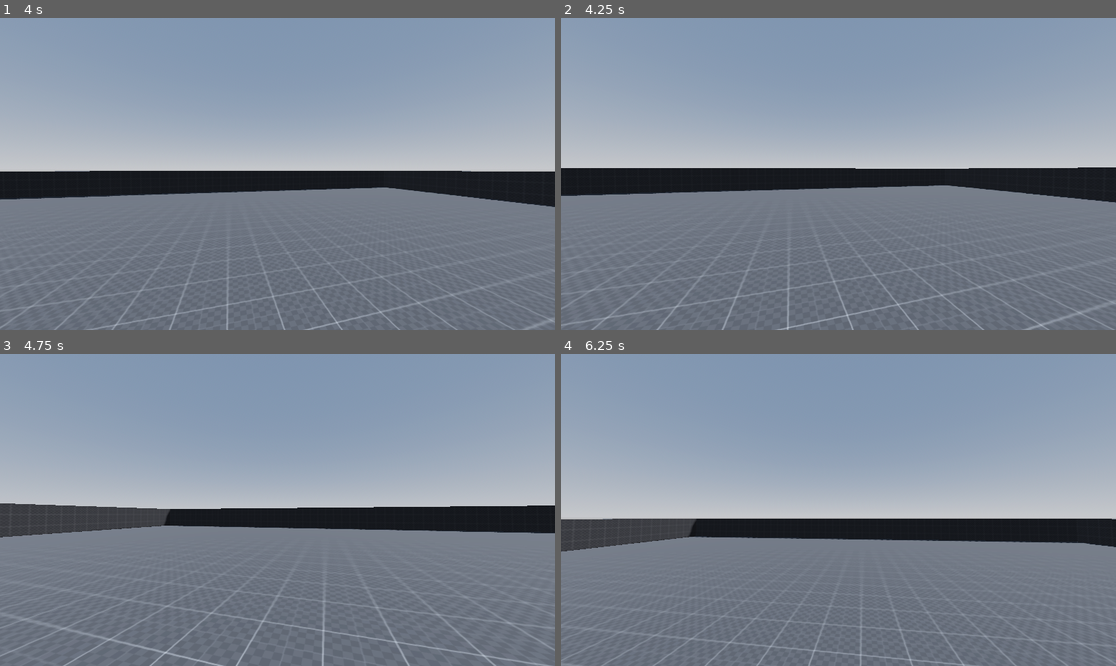
Above: before the commit, frames 1-4 (two rows, left to right).
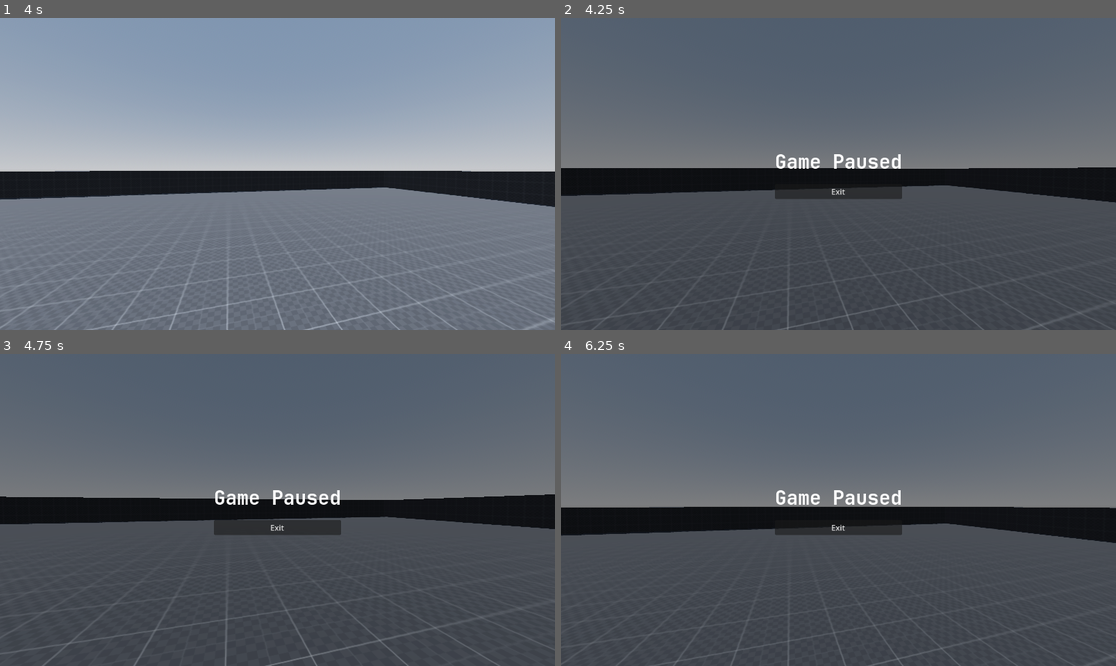
Above: after the commit, the same moments.

Repository: Zhiyi-Yang-YU/Outside-Skyline-AlphaTest
Game: Godot game, scene res://OutsideSkyline_Alpha/Scene/Level/Level_0.tscn
The game is run twice, just before and just after one commit, with the same random seed, the same clock (stepped at 60 frames per second) and the same inputs.
Inputs (mouse positions are in pixels of both pictures, inside the frame that each line leads up to):
- Up to frame 1 (4 s): tap Enter at 0.5, 2.75 s; move the mouse to (305, 174) at 0.52 s; tap Space at 1.25, 3.5 s; move the mouse to (249, 174) at 1.27 s; move the mouse to (288, 167) at 2.02 s; move the mouse to (271, 180) at 2.77 s; move the mouse to (316, 177) at 3.52 s
- Up to frame 2 (4.25 s): tap P (ui_pause) at 4.15 s
- Up to frame 3 (4.75 s): move the mouse to (233, 506) at 4.27 s
- Up to frame 4 (6.25 s): tap Enter at 5 s; move the mouse to (844, 510) at 5.02 s; tap Space at 5.75 s; move the mouse to (816, 503) at 5.77 s

Frame 1 is identical in both runs. In frame 2, 92% of the frame differs, in the area x 0-100%, y 0-100%; in frame 3, 95%; in frame 4, 96%.

Commit message:
workable 1
实现了暂停展示鼠标，接下来还没有创建过全局变量

Diff:
--- a/OutsideSkyline_Alpha/Scene/Level/Level_0.tscn
+++ b/OutsideSkyline_Alpha/Scene/Level/Level_0.tscn
@@ -1,8 +1,8 @@
-[gd_scene load_steps=7 format=3 uid="uid://cbwkr00ssdrah"]
+[gd_scene load_steps=7 format=3 uid="uid://dvy26ns0uaolc"]
 
 [ext_resource type="PackedScene" uid="uid://drtgx6x6bknrx" path="res://OutsideSkyline_Alpha/Scene/Level/Basic_Level.tscn" id="1_46ffi"]
 [ext_resource type="Script" path="res://OutsideSkyline_Alpha/Script/Level.gd" id="1_gefxw"]
-[ext_resource type="Script" path="res://OutsideSkyline_Alpha/Script/Settings/SystemHQ.gd" id="3_4k6uv"]
+[ext_resource type="PackedScene" uid="uid://cm88x0u003miu" path="res://OutsideSkyline_Alpha/Scene/UI/UI.tscn" id="4_lc6ak"]
 
 [sub_resource type="ProceduralSkyMaterial" id="ProceduralSkyMaterial_jnkxl"]
 sky_horizon_color = Color(0.64625, 0.65575, 0.67075, 1)
@@ -18,6 +18,7 @@
 glow_enabled = true
 
 [node name="Node3D" type="Node3D"]
+process_mode = 3
 script = ExtResource("1_gefxw")
 
 [node name="GameLevel" type="Node3D" parent="."]
@@ -31,9 +32,4 @@
 
 [node name="MemoryLevel" parent="GameLevel" instance=ExtResource("1_46ffi")]
 
-[node name="Settings" type="Node3D" parent="."]
-
-[node name="SystemHQ" type="Node" parent="Settings"]
-script = ExtResource("3_4k6uv")
-
-[node name="PauseGameSetup" type="Node" parent="Settings"]
+[node name="UI" parent="." instance=ExtResource("4_lc6ak")]
--- a/OutsideSkyline_Alpha/Scene/UI/UI.tscn
+++ b/OutsideSkyline_Alpha/Scene/UI/UI.tscn
@@ -1,5 +1,6 @@
-[gd_scene load_steps=3 format=3 uid="uid://cm88x0u003miu"]
+[gd_scene load_steps=4 format=3 uid="uid://cm88x0u003miu"]
 
+[ext_resource type="Script" path="res://OutsideSkyline_Alpha/Script/GameplayUI_Manager.gd" id="1_j5f5s"]
 [ext_resource type="FontFile" uid="uid://dq84fvkbrfrj3" path="res://OutsideSkyline_Alpha/Font/JetBrainsMono-Bold.ttf" id="1_vm00g"]
 
 [sub_resource type="LabelSettings" id="LabelSettings_2r3r2"]
@@ -7,8 +8,9 @@
 font_size = 40
 
 [node name="UI" type="Node3D"]
+script = ExtResource("1_j5f5s")
 
-[node name="GamePauseMenu" type="Control" parent="."]
+[node name="Control_Game" type="Control" parent="."]
 layout_mode = 3
 anchors_preset = 15
 anchor_right = 1.0
@@ -17,7 +19,7 @@
 grow_vertical = 2
 mouse_filter = 2
 
-[node name="ColorRect" type="ColorRect" parent="GamePauseMenu"]
+[node name="BlackBackground" type="ColorRect" parent="Control_Game"]
 layout_mode = 1
 anchors_preset = 15
 anchor_right = 1.0
@@ -26,7 +28,7 @@
 grow_vertical = 2
 color = Color(0, 0, 0, 0.376471)
 
-[node name="VBoxContainer" type="VBoxContainer" parent="GamePauseMenu"]
+[node name="GamePause" type="VBoxContainer" parent="Control_Game"]
 layout_mode = 1
 anchors_preset = 8
 anchor_left = 0.5
@@ -39,16 +41,19 @@
 offset_bottom = 20.0
 grow_horizontal = 2
 grow_vertical = 2
+mouse_filter = 2
 theme_override_constants/separation = 20
 alignment = 1
 
-[node name="Label" type="Label" parent="GamePauseMenu/VBoxContainer"]
+[node name="GamePauseLabel" type="Label" parent="Control_Game/GamePause"]
 layout_mode = 2
 text = "Game Paused"
 label_settings = SubResource("LabelSettings_2r3r2")
 horizontal_alignment = 1
 vertical_alignment = 1
 
-[node name="Button" type="Button" parent="GamePauseMenu/VBoxContainer"]
+[node name="GamePauseButton" type="Button" parent="Control_Game/GamePause"]
 layout_mode = 2
 text = "Exit"
+
+[connection signal="button_up" from="Control_Game/GamePause/GamePauseButton" to="." method="_on_game_pause_button_button_up"]
--- /dev/null
+++ b/OutsideSkyline_Alpha/Script/GameplayUI_Manager.gd
@@ -0,0 +1,48 @@
+class_name GameplayUI_Manager
+extends Node3D
+
+@onready var blackBackground: ColorRect = $Control_Game/BlackBackground
+@onready var gamePause: BoxContainer = $Control_Game/GamePause
+
+var isPauseToggled: bool = false
+
+# TODO: 实现暂停
+func _ready() -> void:
+	togglePauseUI(false)
+
+
+func _process(delta: float) -> void:
+	pauseGame()
+	quitGame()
+
+
+#method
+func pauseGame() -> void:
+	if Input.is_action_just_pressed("ui_pause"):
+		isPauseToggled = not isPauseToggled
+		togglePauseUI(isPauseToggled)
+		print("pause game")
+
+
+
+func quitGame() -> void:
+	if Input.is_action_just_pressed("ui_exitGame"):
+		get_tree().quit()
+
+
+
+#helper
+func togglePauseUI(toggle: bool) -> void:
+	if toggle:
+		blackBackground.visible = true
+		gamePause.visible = true
+		Input.set_mouse_mode(Input.MOUSE_MODE_VISIBLE)
+	else:
+		blackBackground.visible = false
+		gamePause.visible = false
+		Input.set_mouse_mode(Input.MOUSE_MODE_CAPTURED)
+
+
+#signal process
+func _on_game_pause_button_button_up():
+	print("Exit buttom pressed")
--- a/OutsideSkyline_Alpha/Script/Level.gd
+++ b/OutsideSkyline_Alpha/Script/Level.gd
@@ -4,28 +4,21 @@
 var playerNode: Node3D
 var player: PackedScene 	= preload("res://OutsideSkyline_Alpha/Scene/Character/Player.tscn")
 
-var pauseUINode: Control
-var pauseUI: PackedScene 	= preload("res://OutsideSkyline_Alpha/Scene/UI/UI.tscn")
+# var pauseUINode: Control
+# var pauseUI: PackedScene 	= preload("res://OutsideSkyline_Alpha/Scene/UI/UI.tscn")
 
 const PLAYER_SPAWN_POSITION: Vector3 	= Vector3.ZERO
 
 
-
+# TODO: 不要让level干UI的活
 func _ready() -> void:
 	playerNode = spawnScene(player, self, PLAYER_SPAWN_POSITION)
-	pauseUINode = instantiateScene(pauseUI, self).get_node("GamePauseMenu")
-	pauseUINode.visible = false
-
-func _process(delta: float) -> void:
-	pauseGame()
+	# pauseUINode = instantiateScene(pauseUI, self).get_node("Control_Game")
 
 
-func pauseGame() -> void:
-	if Input.is_action_just_pressed("ui_pause") and playerNode.is_on_floor():
-		pauseUINode.visible = not pauseUINode.visible
-		print("bob")
 
 
+# TODO: 这段脚本变成全局变量
 func instantiateScene(targetScene: PackedScene, parent: Node3D) -> Node3D:
 	var target: Node3D = targetScene.instantiate()
 	parent.add_child(target)
--- a/OutsideSkyline_Alpha/Script/Player.gd
+++ b/OutsideSkyline_Alpha/Script/Player.gd
@@ -48,7 +48,8 @@
 @onready var standCollissionShape: CollisionShape3D 	= $Stand_CollisionShape3D
 @onready var crouchCollissionShape: CollisionShape3D 	= $Crouch_CollisionShape3D
 
-
+func _ready() -> void:
+	Input.set_mouse_mode(Input.MOUSE_MODE_CAPTURED)
 
 func _unhandled_input(event: InputEvent) -> void:
 	if event is InputEventMouseMotion:
--- a/OutsideSkyline_Alpha/Script/Settings/SystemHQ.gd
+++ b/OutsideSkyline_Alpha/Script/Settings/SystemHQ.gd
@@ -1,15 +1 @@
 extends Node
-class_name SystemHQ
-
-
-func _ready() -> void:
-	Input.set_mouse_mode(Input.MOUSE_MODE_CAPTURED)
-
-
-func _process(delta: float) -> void:
-	quitGame()
-
-
-func quitGame() -> void:
-	if Input.is_action_just_pressed("ui_exitGame"):
-		get_tree().quit()
